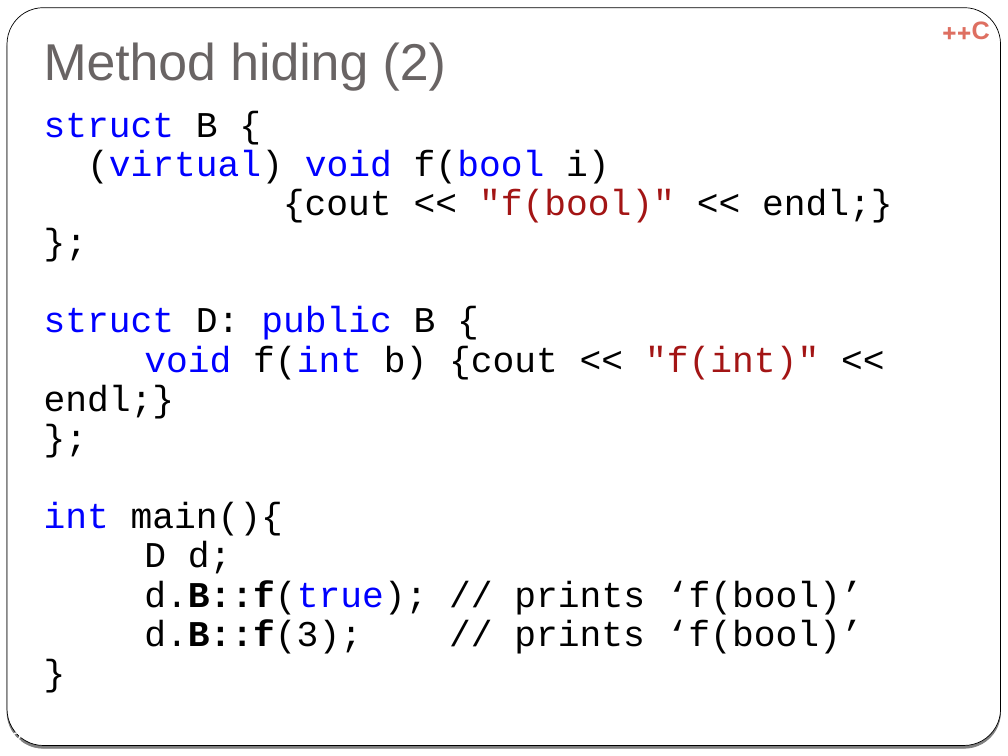
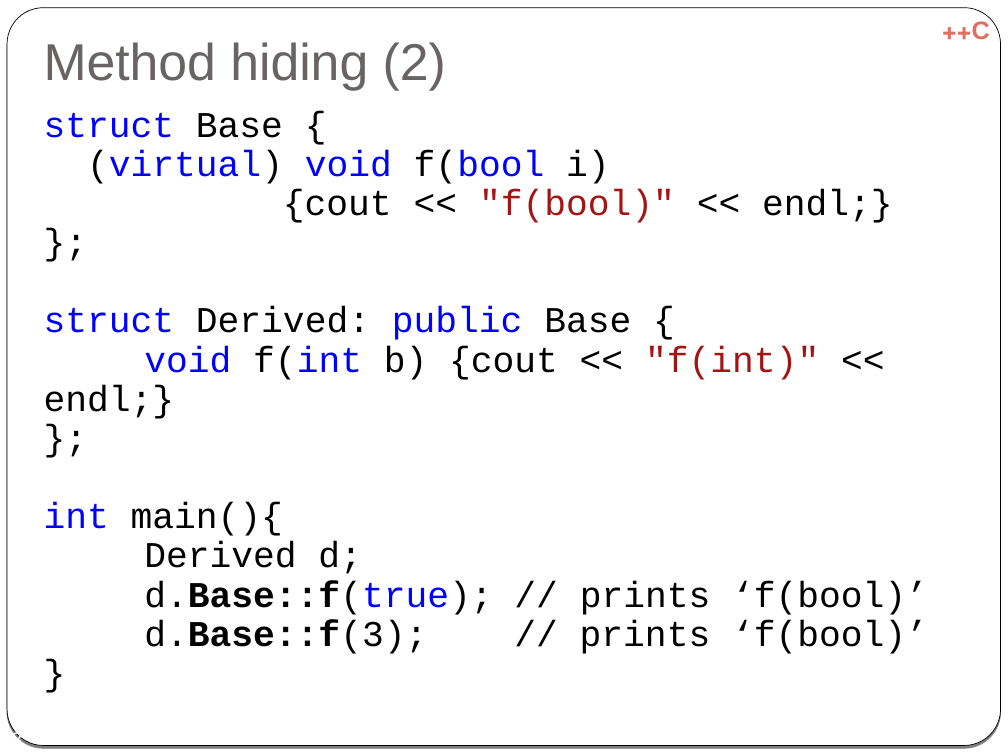
Before and after one commit to cpp-at-ariel/cpp-5778, a slide deck: slide 3 of week07-diamond-rtti/slides-diamond.odp. Drawn at 1008x756 pixels with LibreOffice and Linux fonts; fonts in the diff are those of the drawing. Boxes give left, top, right and bottom in pixels: in the first picture for what was removed or moved away, otherwise in the second. Text is boxed around its words. In the diff, an @@ line names an element or a change of style, - is before the commit and + after.

```diff
--- a/week07-diamond-rtti/slides-diamond.odp
+++ b/week07-diamond-rtti/slides-diamond.odp
@@ text at (44,112,283,138): text changed @@
-struct B {
+struct Base {
@@ text at (44,307,631,340): text changed; text colour #0000FF to #000000 @@
-struct D: public B {
+struct Derived: public Base {
@@ text at (144,542,928,654): text changed @@
-D d;
-d.B::f(true); // prints ‘f(bool)’
-d.B::f(3); // prints ‘f(bool)’
+Derived d;
+d.Base::f(true); // prints ‘f(bool)’
+d.Base::f(3); // prints ‘f(bool)’
```
Also in this commit, not shown: 2 other slides changed, 5 other files.
